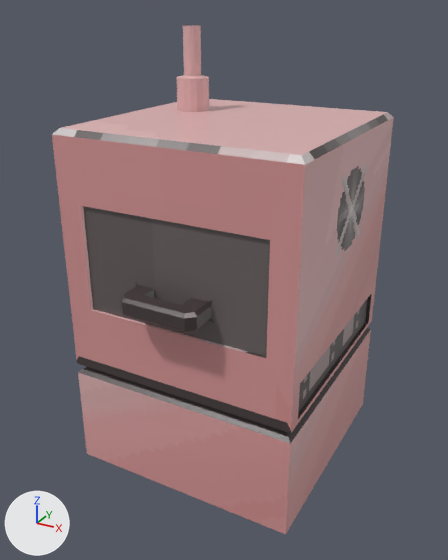
The Blender file blender/objetos/Pizza Oven/pizzaOven.blend, before and after one commit.
Camera for both pictures: a camera (50 mm lens) standing at (1.29, -2.38, 1.25) and looking at (0.0, -0.03, 0.08). The lights are fixed; the arrows at lower left show +X, +Y and +Z.
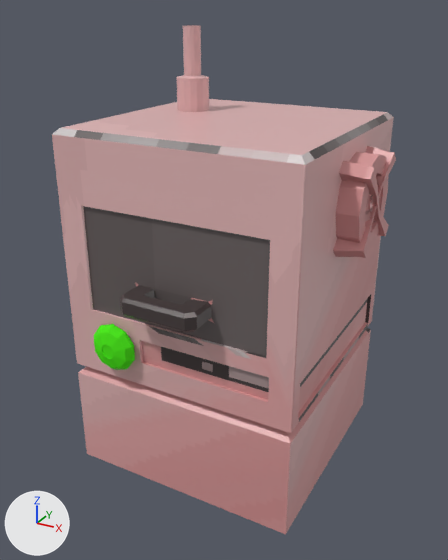
Changed parts and their boxes [x1, y1, x2, y2] in the pictures (448 x 560 px):
'Cylinder', shown (brown)
    after: [333, 146, 396, 258]
'Cylinder.001', added (green)
    after: [94, 324, 135, 370]
'Cylinder.003', added
    after: [365, 185, 378, 222]
part 1 of me_cube_001, built on (brown)
    after: [300, 117, 394, 383]
part 2 of me_cube_001, added (brown)
    after: [77, 310, 291, 433]
part 3 of me_cube_001, surface changed (brown to pink)
    both: [52, 135, 390, 446]

The change, as a diff of the scene's bpy script:
```diff
--- a/blender/objetos/Pizza Oven/pizzaOven.blend.py
+++ b/blender/objetos/Pizza Oven/pizzaOven.blend.py
@@ mat_bakebuttonmat @@
+mat_bakebuttonmat = principled_material('BakeButtonMat')
+mat_bakebuttonmat.base_color = (0.0807, 0.872, 0.016)  # green #50f022
+mat_bakebuttonmat.roughness = 0.159
+mat_bakebuttonmat.specular_ior_level = 0.00909
@@ me_cube_001 @@
 # used by ob_cube; location = (0.0, 0.0, 0.0); scale = (0.552, 0.552, 0.552)
-me_cube_001.from_pydata(...)  # 120 vertices, 105 faces; spans x -1.0..1.0, y -0.86..1.14, z -1.51..2.13
+me_cube_001.from_pydata(...)  # 192 vertices, 169 faces; spans x -1.0..1.0, y -0.86..1.14, z -1.51..2.13
+# me_cube_001 part 1: 4 vertices moved from x -0.84..0.84, y -0.8..1.1, z 0.92 to x -0.84..0.84, y -0.8..1.1, z 0.64; 64 vertices added at x -1.0..1.0, y -0.12..0.4, z 0.68..1.2
+# me_cube_001 part 2: 8 vertices added at x -0.31..0.81, y -0.86..-0.83, z -0.34..-0.13
+# me_cube_001 part 3: 27 kept faces spanning x -1.0..1.0, y -0.86..1.14, z -1.51..1.41 get new texture (UV) coordinates
 me_cube_001.materials.append(mat_pizzaovenmat)
@@ me_cylinder_003 @@
+me_cylinder_003.from_pydata(...)  # 64 vertices, 45 faces, 4 loose edges; spans x -0.466..0.456, y -0.472..0.451, z -0.02..0.455
+me_cylinder_003.materials.append(mat_pizzaovenmat)  # picture img_texture_png
@@ me_cylinder_001 @@
+me_cylinder_001.from_pydata(...)  # 70 vertices, 61 faces; spans x -0.95..0.95, y -1.0..1.0, z -0.38..0.2
+me_cylinder_001.materials.append(mat_bakebuttonmat)  # green #50f022
@@ ob_cylinder @@
 ob_cylinder = bpy.data.objects.new('Cylinder', me_cylinder)
-ob_cylinder.location = (0.0, 0.0, 0.0)
-ob_cylinder.hide_set(True)
+ob_cylinder.location = (0.595, 0.076, 0.517)
+ob_cylinder.rotation_euler = (0.0, 1.571, 0.0)  # degrees (0, 90, 0)
+ob_cylinder.scale = (0.201, 0.201, 0.0519)
@@ ob_cylinder_003 @@
+ob_cylinder_003 = bpy.data.objects.new('Cylinder.003', me_cylinder_003)
+ob_cylinder_003.location = (0.627, 0.076, 0.517)
+ob_cylinder_003.rotation_euler = (0.0, 1.571, 0.0)  # degrees (0, 90, 0)
+ob_cylinder_003.scale = (0.268, 0.268, 0.069)
+_m = ob_cylinder_003.modifiers.new('Solidify', 'SOLIDIFY')
+_m.thickness = 0.13
+_m = ob_cylinder_003.modifiers.new('Mirror', 'MIRROR')
+_m.mirror_object = ob_cube
@@ ob_cylinder_001 @@
+ob_cylinder_001 = bpy.data.objects.new('Cylinder.001', me_cylinder_001)
+ob_cylinder_001.parent = ob_cube
+ob_cylinder_001.matrix_parent_inverse = Matrix(((1.813, 0.0, 0.0, 0.0), (0.0, 1.813, 0.0, 0.0), (0.0, 0.0, 1.813, 0.0), (0.0, 0.0, 0.0, 1.0)))
+ob_cylinder_001.location = (-0.294, -0.526, -0.127)
+ob_cylinder_001.rotation_euler = (1.571, 0.0, 0.0)  # degrees (90, 0, 0)
+ob_cylinder_001.scale = (0.113, 0.113, 0.113)
```
